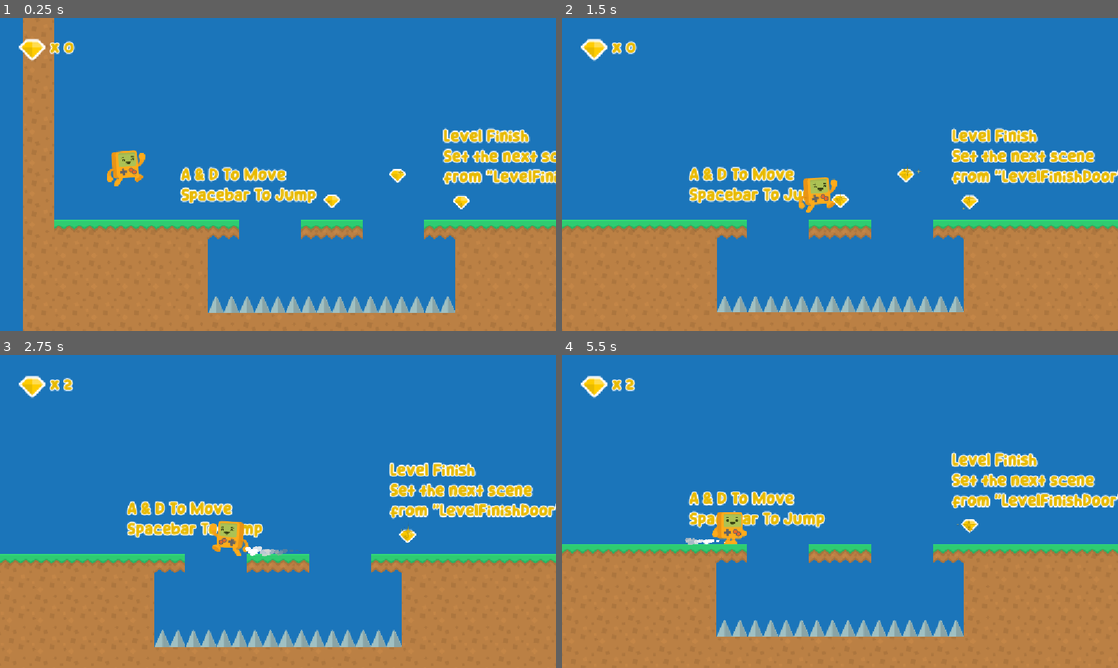
Above: before the commit, frames 1-4 (two rows, left to right).
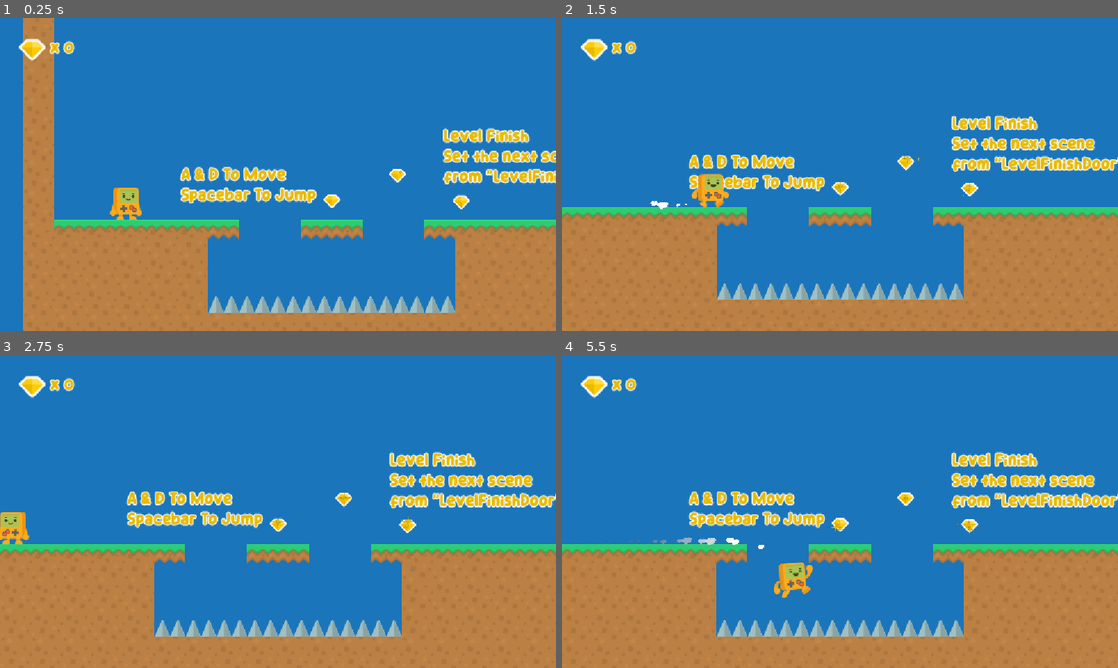
Above: after the commit, the same moments.

Repository: Nohait/MODAL_CSC
Game: Godot game, scene res://Scenes/Levels/Level_01.tscn
The game is run twice, just before and just after one commit, with the same random seed, the same clock (stepped at 60 frames per second) and the same inputs.
Inputs:
- Up to frame 1 (0.25 s): no input
- Up to frame 2 (1.5 s): hold D (Right) from 0.53 s (still down); tap Space (Jump) at 0.77 s
- Up to frame 3 (2.75 s): tap Space (Jump) at 1.52 s; release D (Right) at 2.03 s; hold A (Left) from 2.03 s (still down)
- Up to frame 4 (5.5 s): release A (Left) at 2.78 s; hold D (Right) 2.78-4.28 s; tap Space (Jump) at 3.02, 3.77, 4.52 s; hold A (Left) 4.28-5.03 s; hold D (Right) from 5.03 s (still down)

The runs differ from the first frame. In frame 1, 1.4% of the frame differs, in the area x 19-100%, y 35-71%; in frame 2, 17%, in the area x 0-100%, y 30-94%; in frame 3, 16%; in frame 4, 1.4%.

Commit message:
Addon roguelike

Diff:
--- a/2D-Platformer-Starter-Kit-main/Scenes/Levels/Level_01.tscn
+++ b/2D-Platformer-Starter-Kit-main/Scenes/Levels/Level_01.tscn
@@ -53,6 +53,9 @@
 [node name="Player" parent="." unique_id=382966345 instance=ExtResource("2_pay8t")]
 z_index = 1
 position = Vector2(150, 318)
+move_speed = 1000.0
+jump_force = 1000.0
+gravity = 1000.0
 
 [node name="Camera2D" type="Camera2D" parent="Player" unique_id=196397238]
 position = Vector2(16, 36)
Not shown, added: rlsk-master/.gitignore
Not shown, added: rlsk-master/LICENSE
Not shown, added: rlsk-master/README.md
Not shown, added: rlsk-master/addons/rlsk/LICENSE
Not shown, added: rlsk-master/addons/rlsk/README.md
Not shown, added: rlsk-master/addons/rlsk/assets/SOS/LICENSE
Not shown, added: rlsk-master/addons/rlsk/assets/SOS/amulet.tres
Not shown, added: rlsk-master/addons/rlsk/assets/SOS/ankh.tres
Not shown, added: rlsk-master/addons/rlsk/assets/SOS/apple.tres
Not shown, added: rlsk-master/addons/rlsk/assets/SOS/armor-leather.tres
Not shown, added: rlsk-master/addons/rlsk/assets/SOS/armor-plate.tres
Not shown, added: rlsk-master/addons/rlsk/assets/SOS/armor-scale.tres
(and 188 more such lines)
